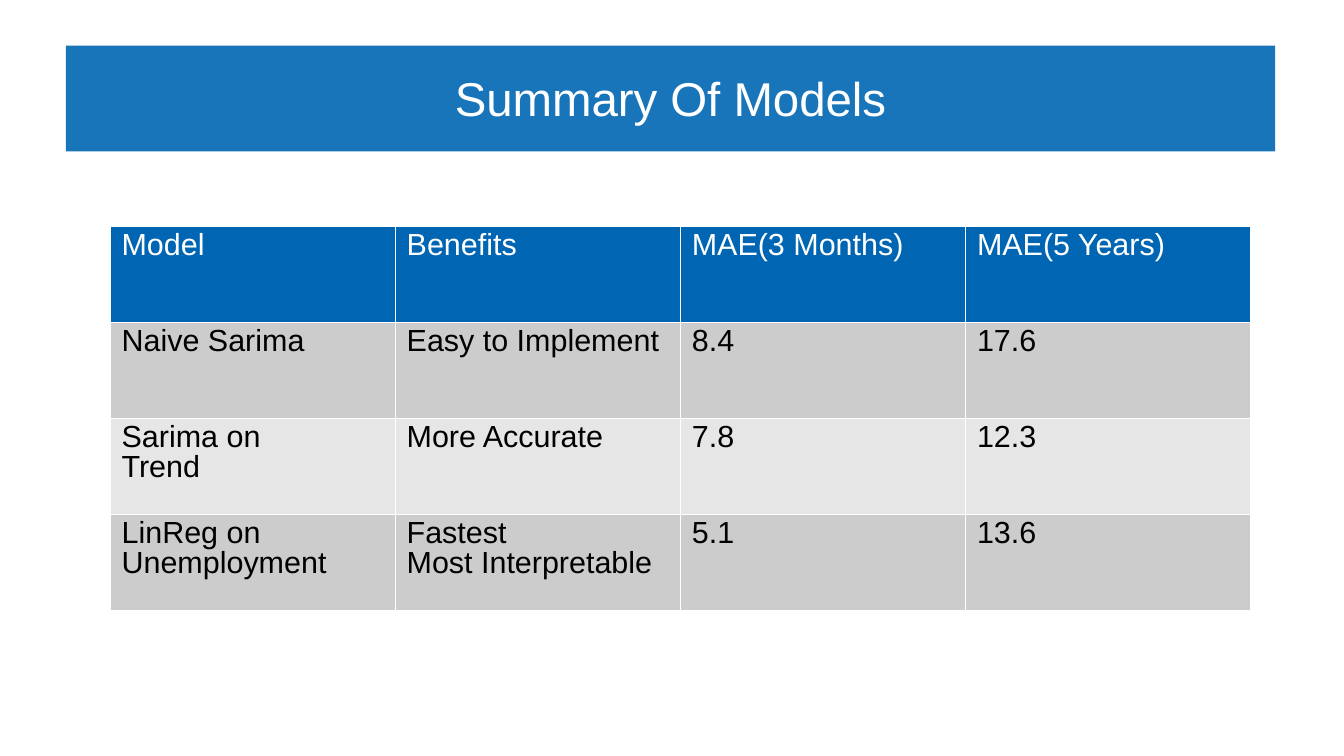
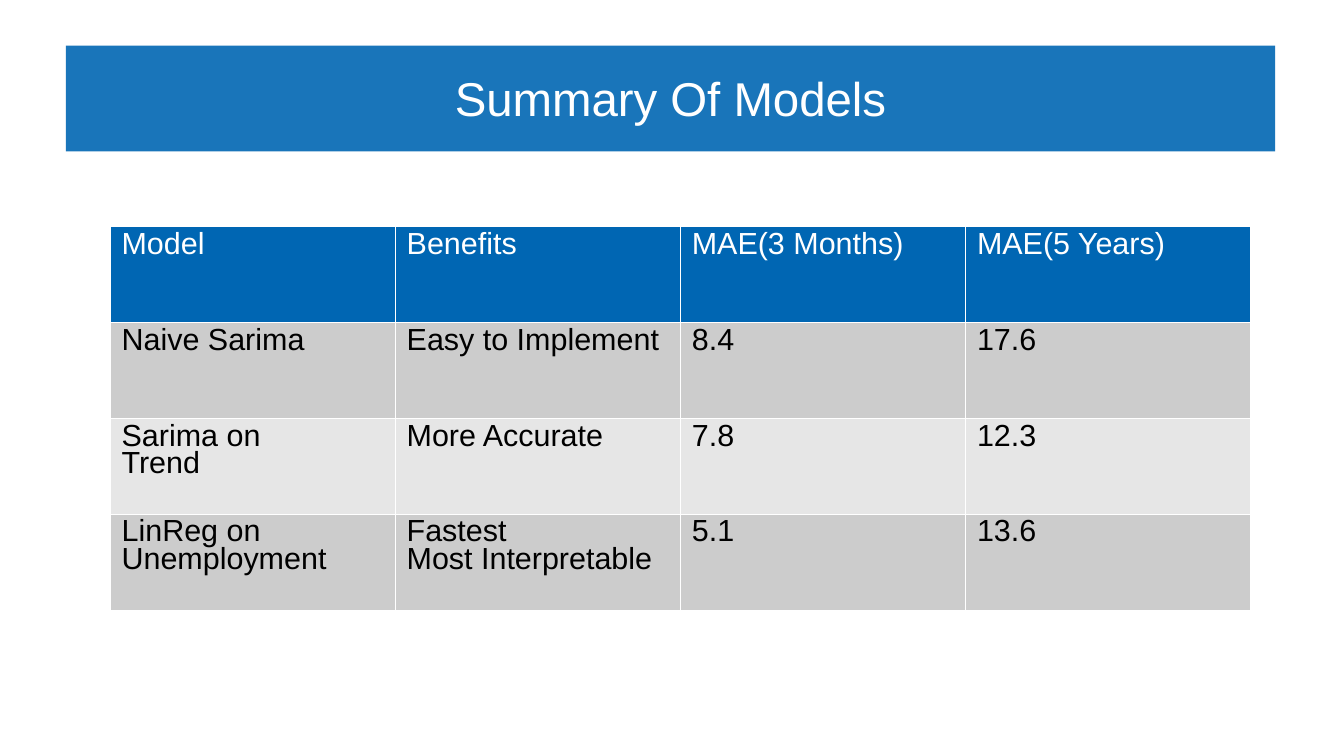
Before and after one commit to harrisonized/Predicting_Rent_Petitions_in_SF, a slide deck: slide 19 of Predicting Petitions in SF Presentation.ppt. Drawn at 1344x756 pixels with LibreOffice and Linux fonts; fonts in the diff are those of the drawing. Boxes give left, top, right and bottom in pixels: in the first picture for what was removed or moved away, otherwise in the second. Text is boxed around its words. In the diff, an @@ line names an element or a change of style, - is before the commit and + after.

```diff
--- a/Predicting Petitions in SF Presentation.ppt
+++ b/Predicting Petitions in SF Presentation.ppt
@@ table at box(110, 226, 1251, 610) @@
@@ line spacing 0.87 to 0.81 @@
```
Also in this commit, not shown: 1 other slide changed, 12 other files.
